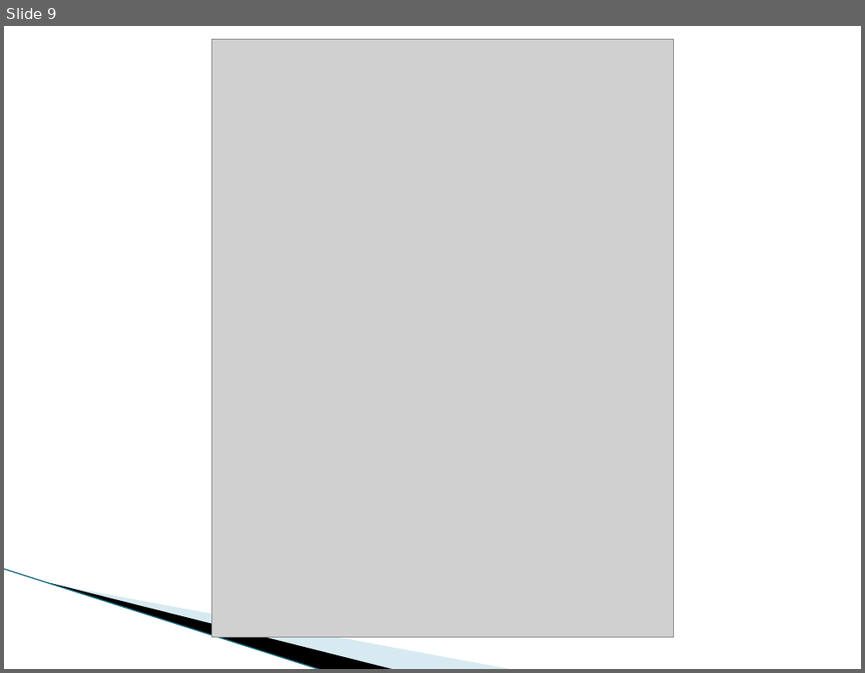
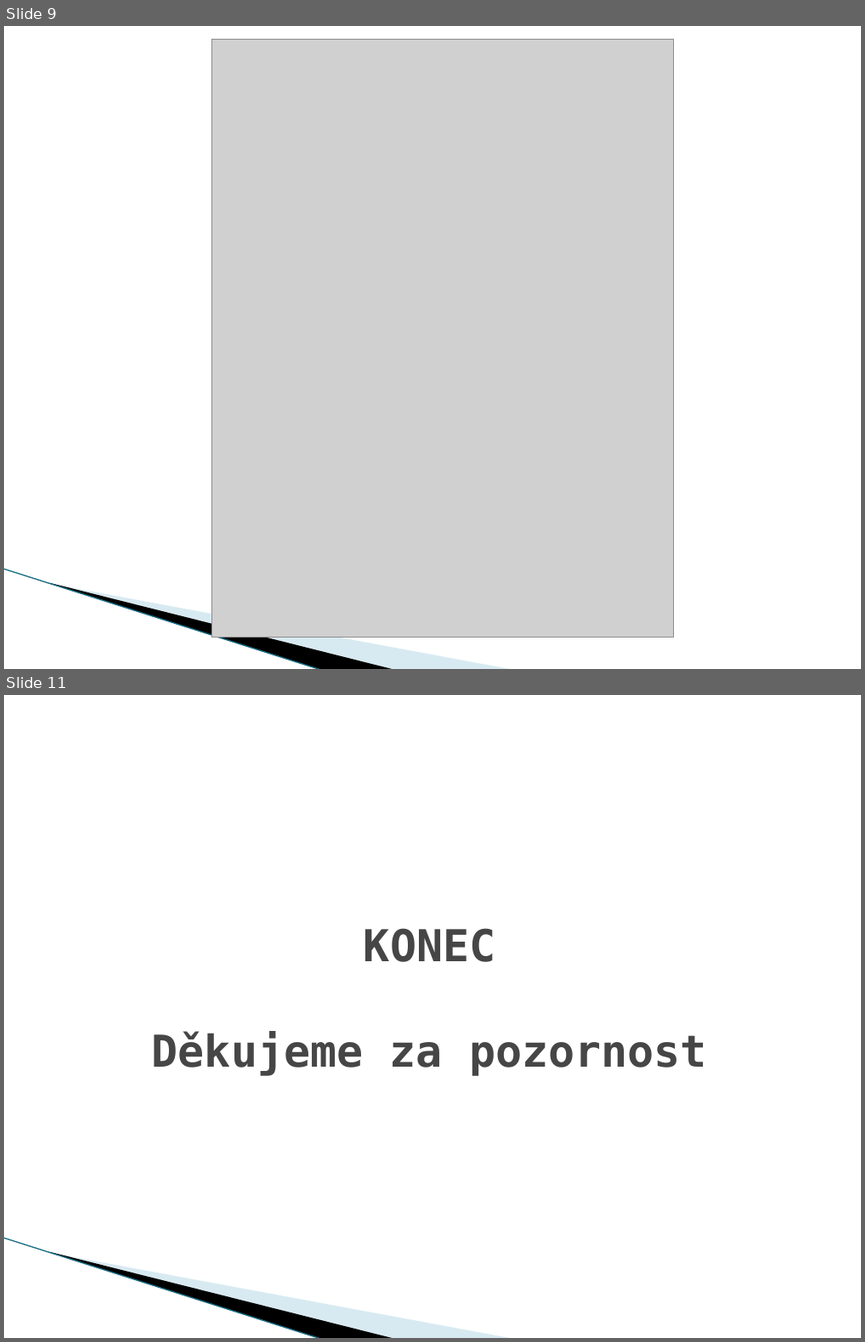
Before and after one commit to KaPoRyZe/RSP, a slide deck: Dokumentace/Prezentace/Redakční systém.pptx. Shown one above the other, each under a label of ours: slide 9 before the commit, slides 9 and 11 after it; the slides between them are not shown. The pictures are 865x673 and 865x1342 pixels, drawn with LibreOffice and Linux fonts; fonts in the diff are those of the drawing; grey boxes stand for pictures; background and template pictures are left out. Boxes give left, top, right and bottom in pixels: in the first picture for what was removed or moved away, otherwise in the second. Text is boxed around its words. In the diff, an @@ line names an element or a change of style, - is before the commit and + after.

```diff
--- a/Dokumentace/Prezentace/Redakční systém.pptx
+++ b/Dokumentace/Prezentace/Redakční systém.pptx
@@ slide 11 added at [4, 695, 861, 1338], background #FFFFFF; not listed: 3 template elements that a slide beside it also shows @@
@@ title added at [152, 928, 707, 1075], 36.9 pt, text #464646, bold @@
+KONEC
+Děkujeme za pozornost
```
Also in this commit, not shown: 1 other slide added.
